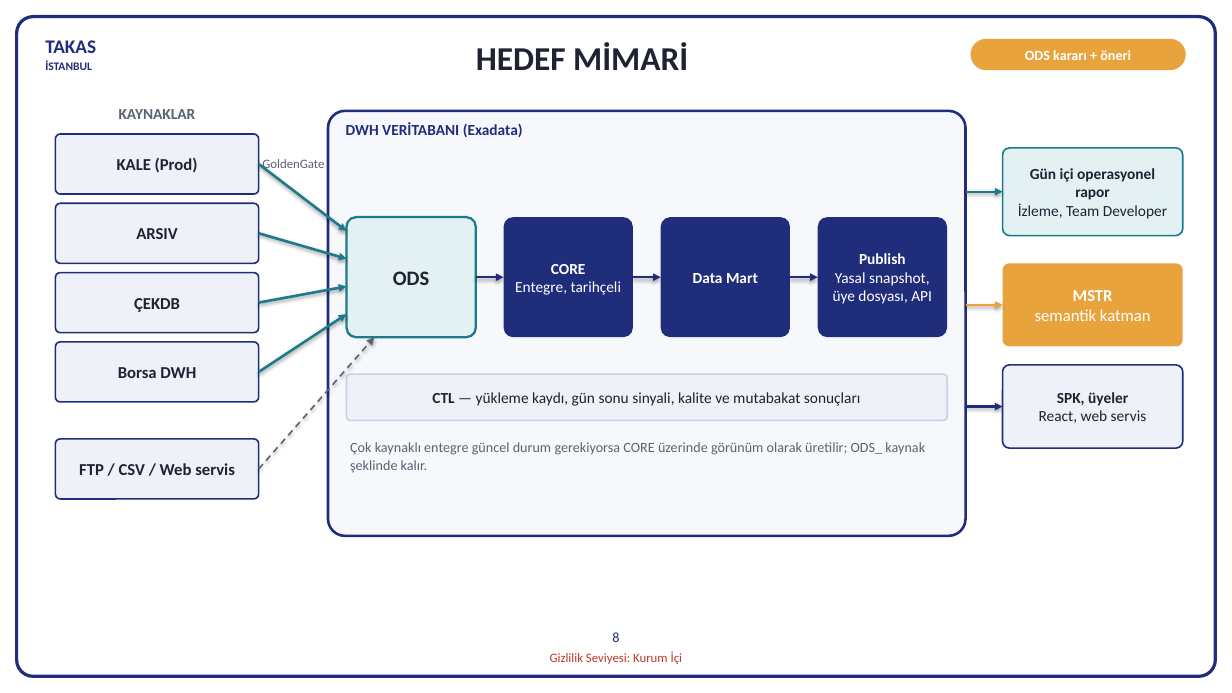
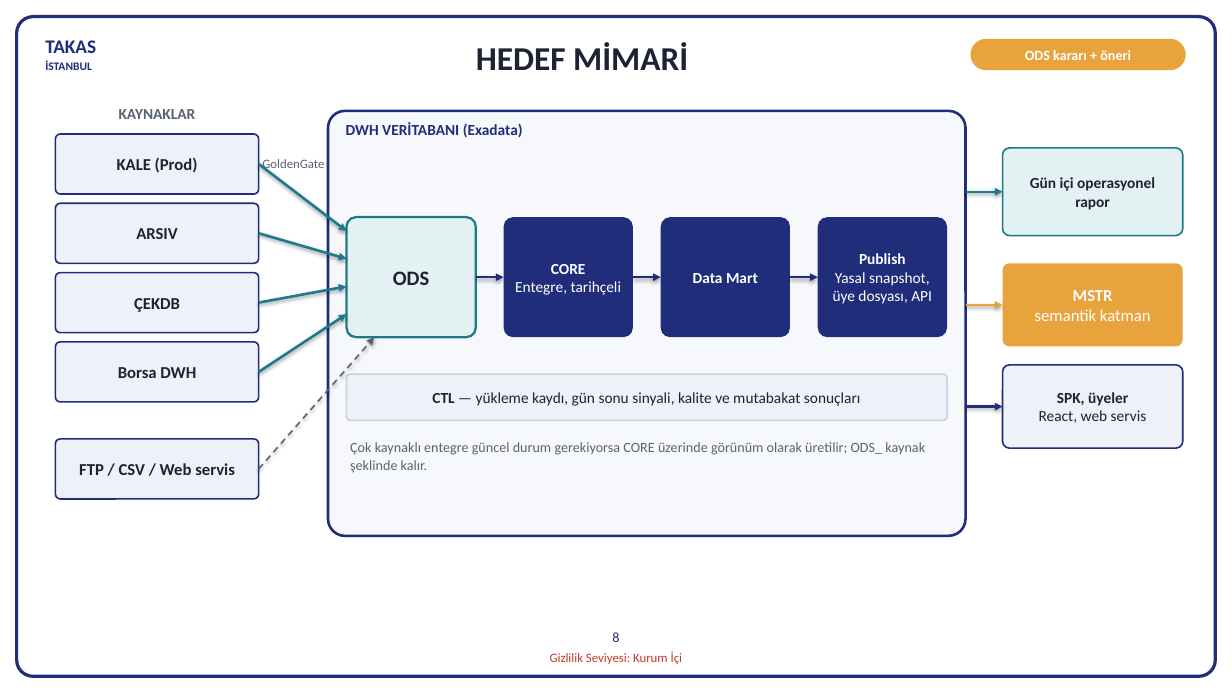
Before and after one commit to hanifidemirel0/Cursor-Projects, a slide deck: slide 8 of outputs/dwh-sunum-kasim-2026/5 - DWHSunum_Kasim2026.pptx. Drawn at 1232x693 pixels with LibreOffice and Linux fonts; fonts in the diff are those of the drawing. Boxes give left, top, right and bottom in pixels: in the first picture for what was removed or moved away, otherwise in the second. Text is boxed around its words. In the diff, an @@ line names an element or a change of style, - is before the commit and + after.

```diff
--- a/outputs/dwh-sunum-kasim-2026/5 - DWHSunum_Kasim2026.pptx
+++ b/outputs/dwh-sunum-kasim-2026/5 - DWHSunum_Kasim2026.pptx
@@ text in rounded rectangle at <box>1018,203,1167,219</box>: paragraph removed @@
-İzleme, Team Developer
```
Also in this commit, not shown: 2 other files.
